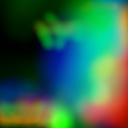
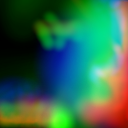
Comparing the layer stacks of the two 128x128 images. Changes:
painted on "hfNoise" over bbox(64, 0, 128, 128)
painted on "Density" over bbox(69, 0, 128, 122)
